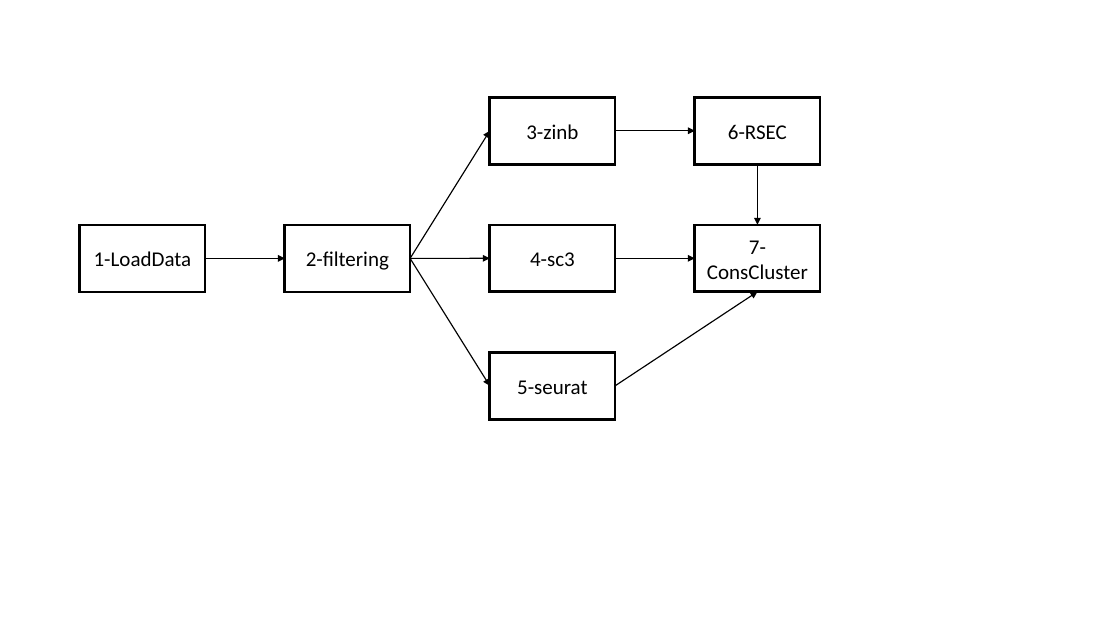
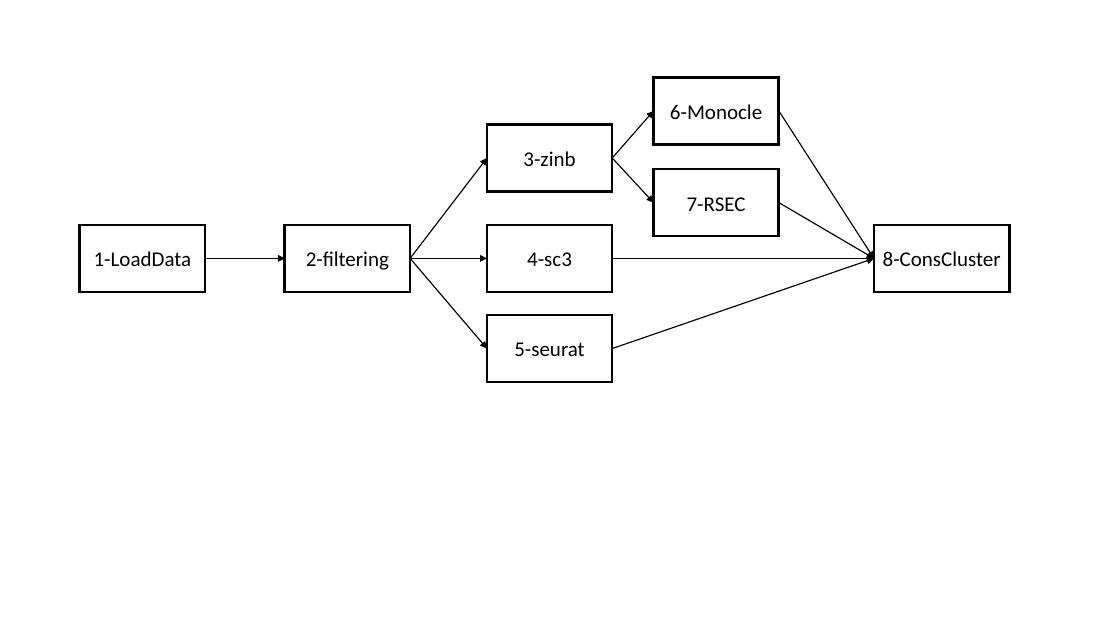
Before and after one commit to HectorRDB/Pipeline_Brain, a slide deck: slide 1 of Figures/workflow.pptx. Drawn at 1120x630 pixels with LibreOffice and Linux fonts; fonts in the diff are those of the drawing. Boxes give left, top, right and bottom in pixels: in the first picture for what was removed or moved away, otherwise in the second. Text is boxed around its words. In the diff, an @@ line names an element or a change of style, - is before the commit and + after.

Commit message:
data for Jessie with Monocle

```diff
--- a/Figures/workflow.pptx
+++ b/Figures/workflow.pptx
@@ rectangle "6-Monocle": place and size @@
-rectangle "6-Monocle" at [695,97,820,165]
+rectangle "6-Monocle" at [654,77,779,145]
@@ arrow moved from (615, 131) - (695, 131) to (613, 158) - (654, 111) @@
@@ text in rectangle at [670,104,762,119]: text changed @@
-6-RSEC
+6-Monocle
@@ arrow moved from (758, 165) - (758, 225) to (779, 111) - (874, 259) @@
@@ rectangle "3-zinb": place and size @@
-rectangle "3-zinb" at [490,97,615,165]
+rectangle "3-zinb" at [487,124,613,192]
@@ arrow moved from (410, 259) - (490, 131) to (410, 259) - (487, 158) @@
@@ arrow added from (613, 158) to (654, 202), #000000 1 pt @@
@@ rectangle added at [654,169,779,236], fill #FFFFFF, outline #000000 2.25 pt, 18 pt, text #000000 @@
+7-RSEC
@@ arrow added from (779, 202) to (874, 259), #000000 1 pt @@
@@ rectangle "8-ConsCluster": place and size @@
-rectangle "8-ConsCluster" at [695,225,820,292]
+rectangle "8-ConsCluster" at [874,225,1010,292]
@@ arrow moved from (410, 259) - (490, 386) to (410, 259) - (487, 349) @@
@@ arrow moved from (615, 386) - (758, 292) to (613, 349) - (874, 259) @@
@@ arrow moved from (615, 259) - (695, 259) to (613, 259) - (874, 259) @@
@@ text in rectangle at [883,251,1001,266]: text changed @@
-7-ConsCluster
+8-ConsCluster
@@ rectangle "5-seurat": place and size @@
-rectangle "5-seurat" at [490,353,615,420]
+rectangle "5-seurat" at [487,315,613,382]
```
Also in this commit, not shown: 8 other files.
